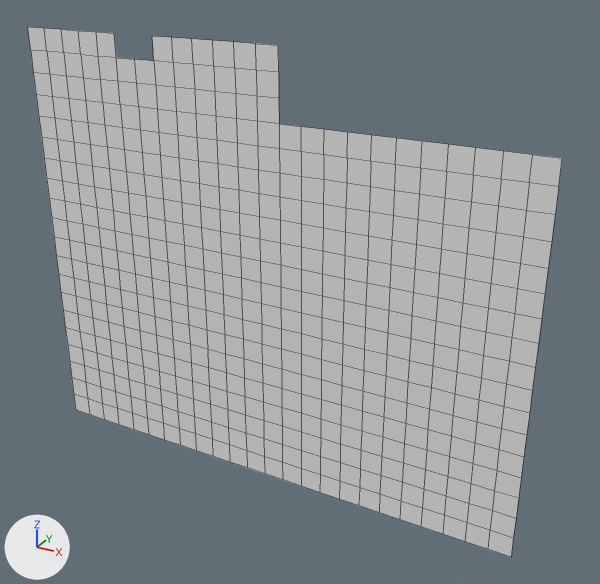
The OBJ model Assets/Tiled2Unity/Meshes/office.obj: old version first, new version second.
Camera for both pictures: a 50 mm camera at (17.6, -90.5, 13.2) aimed at (-33.4, 2.2, -33.2). Lighting does not change. The marker at lower left points along +X, +Y and +Z. Mesh edges are drawn as thin lines. Where no turn or scale is listed for an object, it has been applied to the vertices.

Script lines for the objects in view, before the commit:
```python
me_office = bpy.data.meshes.new('office')
me_office.from_pydata(...)  # 491 vertices, 445 faces; spans x -76.8..0.0, y 0.0, z -64.0..0.0
ob_office = bpy.data.objects.new('office', me_office)
ob_office.location = (0.0, 0.0, 0.0)
```
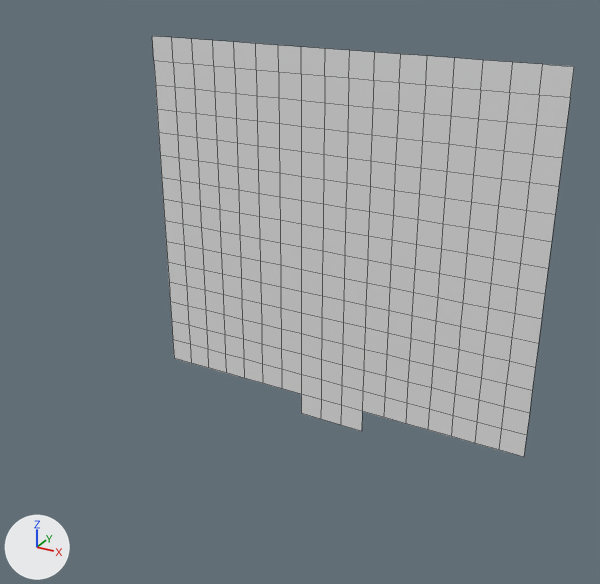
Pixel boxes [x1, y1, x2, y2] of what changed, in the pictures (600 x 584 px):
```json
{"object": "office", "change": "reshaped", "before": [28, 27, 562, 557], "after": [152, 36, 574, 457], "on screen": "21% narrower, 21% shorter"}
{"part": 1, "of": "me_office", "change": "added", "after": [278, 45, 574, 158]}
{"part": 2, "of": "me_office", "change": "deleted", "before": [28, 27, 524, 557]}
```

Scene script edits in JSON lines:
```json
{"block": "me_office", "where": "# used by ob_office; location = (0.0, 0.0, 0.0)"}
{"op": "remove", "block": "me_office", "code": "me_office.from_pydata(...)  # 491 vertices, 445 faces; spans x -76.8..0.0, y 0.0, z -64.0..0.0"}
{"op": "add", "block": "me_office", "code": "me_office.from_pydata(...)  # 292 vertices, 258 faces; spans x -54.4..0.0, y 0.0, z -51.2..0.0"}
{"block": "me_office", "change": "me_office part 1"}
{"block": "me_office", "change": "11 new vertices lie (0.0, 0.0, 3.2) away from vertices in x -32.0..0.0, y 0.0, z -9.6"}
{"block": "me_office", "change": "11 new vertices lie (0.0, 0.0, 3.2) away from vertices in x -32.0..0.0, y 0.0, z -6.4"}
{"block": "me_office", "change": "11 new vertices lie (0.0, 0.0, 3.2) away from vertices in x -32.0..0.0, y 0.0, z -3.2"}
{"block": "me_office", "change": "33 new faces join them"}
{"block": "me_office", "change": "me_office part 2"}
{"block": "me_office", "change": "232 vertices are removed from x -76.8..0.0, y 0.0, z -64.0..0.0"}
{"block": "me_office", "change": "220 faces are deleted"}
```
